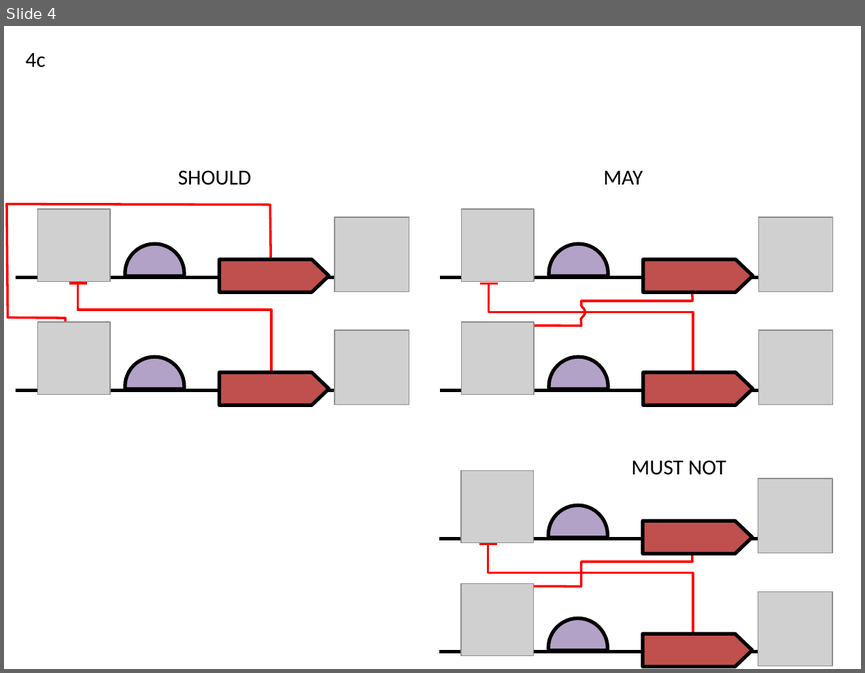
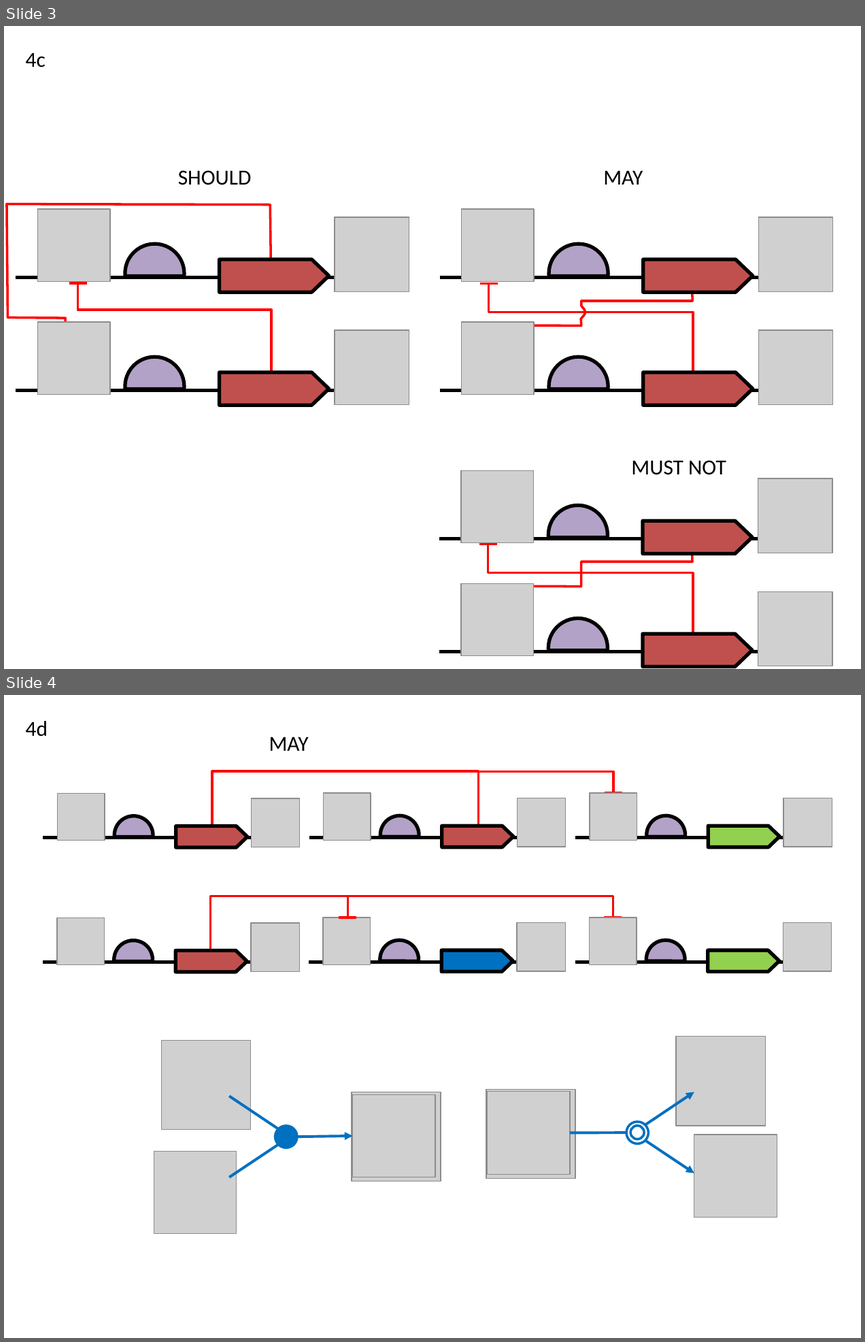
Before and after one commit to SynBioDex/SBOL-visual, a slide deck: specification/imgsrc/4.pptx. Shown one above the other, each under a label of ours: slide 4 before the commit, slides 3 and 4 after it. The pictures are 865x673 and 865x1342 pixels, drawn with LibreOffice and Linux fonts; fonts in the diff are those of the drawing; grey boxes stand for pictures. Boxes give left, top, right and bottom in pixels: in the first picture for what was removed or moved away, otherwise in the second. Text is boxed around its words. In the diff, an @@ line names an element or a change of style, - is before the commit and + after.

```diff
--- a/specification/imgsrc/4.pptx
+++ b/specification/imgsrc/4.pptx
@@ slide 4 added at box(4, 695, 861, 1338), background #FFFFFF @@
@@ text added at box(26, 721, 48, 736), 18 pt, text #000000 @@
+4d
@@ text added at box(269, 736, 309, 751), 18 pt, text #000000 @@
+MAY
@@ elbow line added from (211, 826) to (479, 771), #FF0000 2 pt @@
@@ elbow line added from (479, 826) to (613, 793), #FF0000 2 pt @@
@@ line added from (604, 793) to (621, 793), #FF0000 2 pt @@
@@ group added at box(43, 793, 832, 854): 6 pictures, 3 lines, 3 right arrows, 3 chord (boxed as its full ellipse)s @@
@@ elbow line added from (211, 950) to (613, 917), #FF0000 2 pt @@
@@ line added from (347, 896) to (347, 919), #FF0000 2 pt @@
@@ line added from (338, 918) to (356, 918), #FF0000 2 pt @@
@@ line added from (604, 918) to (621, 918), #FF0000 2 pt @@
@@ group added at box(43, 917, 832, 979): 6 pictures, 3 lines, 3 right arrows, 3 chord (boxed as its full ellipse)s @@
@@ picture added at box(162, 1040, 251, 1130) @@
@@ picture added at box(676, 1036, 765, 1125) @@
@@ line added from (229, 1096) to (278, 1129), #0070C0 2.25 pt @@
@@ picture added at box(352, 1091, 441, 1181) @@
@@ picture added at box(353, 1094, 435, 1176) @@
@@ picture added at box(486, 1089, 575, 1178) @@
@@ picture added at box(487, 1091, 570, 1173) @@
@@ ellipse added at box(275, 1125, 297, 1147), fill #0070C0, outline #0070C0 2 pt @@
@@ arrow added from (297, 1136) to (353, 1136), #0070C0 2.25 pt @@
@@ group added at box(570, 1091, 694, 1173): 2 arrows, 1 ellipse, 1 line @@
@@ ellipse added at box(630, 1125, 644, 1139), fill #FFFFFF, outline #0070C0 2 pt @@
@@ picture added at box(694, 1134, 776, 1217) @@
@@ picture added at box(154, 1151, 236, 1233) @@
@@ line added from (229, 1176) to (278, 1144), #0070C0 2.25 pt @@
@@ what was slide 4 is now slide 3 @@
```
Also in this commit, not shown: 1 slide changed, 1 other slide added, 22 other files.
